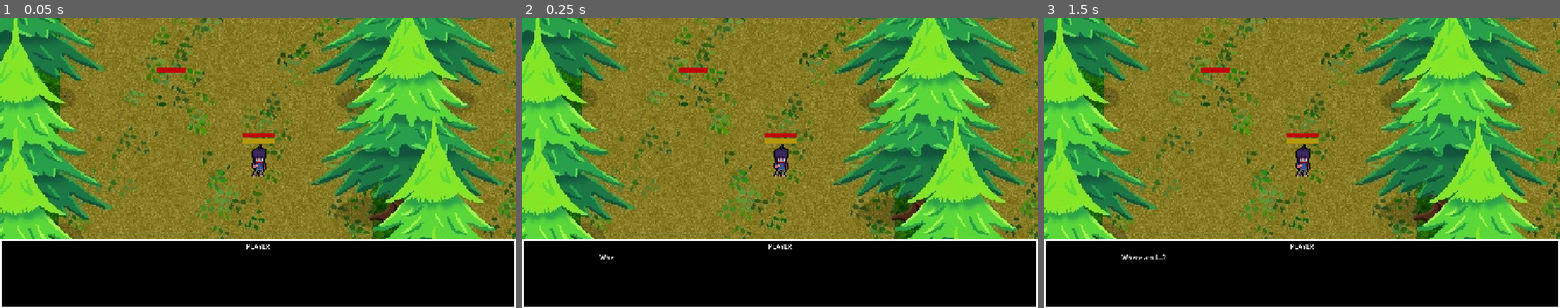
Above: before the commit, frames 1-3 (left to right).
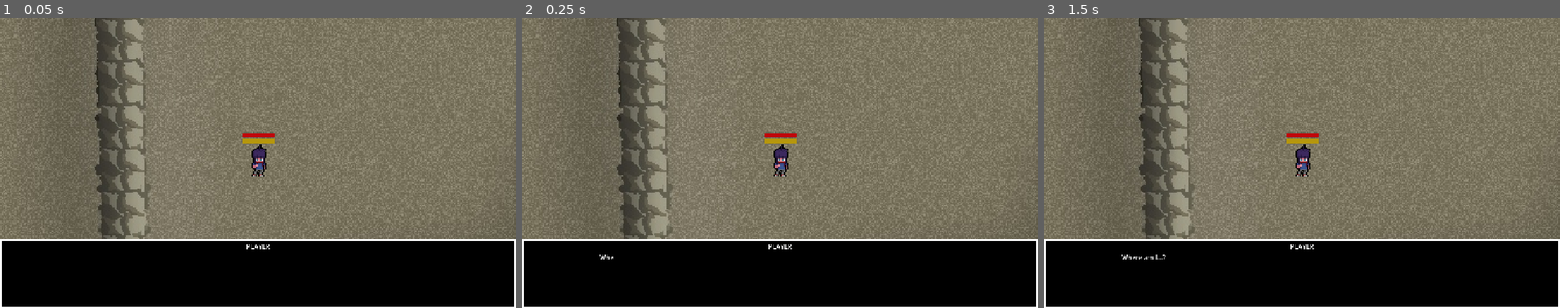
Above: after the commit, the same moments.

Repository: CAHSI-Game-Studios/CGS-project
Game: Godot game, scene res://games/gameA/scenes/game_a_scene_test.tscn
Two runs of this game, one before a commit and one after it. Both use one fixed random seed, a clock stepped at 60 frames per second and the inputs below. This scene is started directly instead of the project's main scene.
Inputs (mouse positions are in pixels of both pictures, inside the frame that each line leads up to):
- Up to frame 1 (0.05 s): no input
- Up to frame 2 (0.25 s): no input
- Up to frame 3 (1.5 s): tap Enter at 0.5 s; move the mouse to (1415, 148) at 0.52 s; hold D (move_right) 0.53-1.28 s; tap K (game_a_attack) at 0.6 s; click (1415, 148) at 0.67 s; tap Space at 1.25 s; move the mouse to (1198, 177) at 1.27 s; hold S (move_down) from 1.28 s (still down); tap I (game_a_blocking) at 1.35 s

The runs differ from the first frame. In frame 1, 76% of the frame differs, in the area x 0-100%, y 0-77%; in frame 2, 76%; in frame 3, 76%.

Commit message:
finish oc behavior implementation

Diff:
--- a/src/games/gameA/scenes/game_a_ally.tscn
+++ b/src/games/gameA/scenes/game_a_ally.tscn
@@ -15,6 +15,7 @@
 [node name="Ally" type="CharacterBody2D" unique_id=1128105033]
 collision_mask = 4
 script = ExtResource("1_8cjbb")
+health = 300
 
 [node name="CollisionShape2D" type="CollisionShape2D" parent="." unique_id=1977458536]
 shape = SubResource("CircleShape2D_6tu7v")
--- a/src/games/gameA/scenes/game_a_mage_boss.tscn
+++ b/src/games/gameA/scenes/game_a_mage_boss.tscn
@@ -25,5 +25,4 @@
 windup_time = 0.2
 recovery_time = 0.5
 attack_cooldown = 0.5
-health = 100
-knockback_heavy_multiplier = 3.0
+health = 1000
--- a/src/games/gameA/scenes/game_a_scene_test.tscn
+++ b/src/games/gameA/scenes/game_a_scene_test.tscn
@@ -1,18 +1,19 @@
 [gd_scene format=3 uid="uid://dei2aenducc6t"]
 
-[ext_resource type="PackedScene" uid="uid://cjikp6rypqpvi" path="res://games/gameA/scenes/GameAScene.tscn" id="1_vymsj"]
+[ext_resource type="PackedScene" uid="uid://4d7esgljfl3w" path="res://games/gameA/scenes/GameAScene.tscn" id="1_vymsj"]
 [ext_resource type="PackedScene" uid="uid://vvwtswnncswr" path="res://games/gameA/scenes/game_a_mage_boss.tscn" id="2_hbpco"]
 [ext_resource type="PackedScene" uid="uid://f3gretpawnsv" path="res://games/gameA/scenes/game_a_ally.tscn" id="3_f64rh"]
 
 [node name="GameASceneTest" unique_id=2141663944 instance=ExtResource("1_vymsj")]
 
 [node name="Player" parent="." index="0" unique_id=102526350]
-position = Vector2(232, 1144)
+position = Vector2(3636, 926)
 
 [node name="Mage" parent="Enemies" parent_id_path=PackedInt32Array(983519384) index="3" unique_id=1779614909 node_paths=PackedStringArray("player") instance=ExtResource("2_hbpco")]
 position = Vector2(3781, 798)
 player = NodePath("../../Player")
 
 [node name="Ally" parent="Enemies" parent_id_path=PackedInt32Array(983519384) index="4" unique_id=1128105033 node_paths=PackedStringArray("player") instance=ExtResource("3_f64rh")]
-position = Vector2(190, 1351)
+position = Vector2(3594, 1133)
 player = NodePath("../../Player")
+SPEED = 30.0
--- a/src/games/gameA/scripts/ally.gd
+++ b/src/games/gameA/scripts/ally.gd
@@ -5,13 +5,16 @@
 
 @export var player: CharacterBody2D
 
-## ------- FOLLOW ----------------
+# ------- FOLLOW ----------------
 @export var follow_distance: float = 60.0
+# only enemies within this distance of the PLAYER are considered targets
 @export var leash_radius: float = 300.0
+# if the ally gets this far from the player, it drops its target and returns
 @export var return_distance: float = 400.0
 
-## ------- TARGETING ----------------
+# ------- TARGETING ----------------
 @export var retarget_interval: float = 0.5
+# higher -> prefers enemies that are close to the player (more protective)
 @export var player_threat_weight: float = 1.0
 
 ## ------- ATTACK ----------------
@@ -22,12 +25,15 @@
 @export var attack_offset: float = 24.0
 
 @onready var attack_area: Area2D = $AttackArea
+@onready var hitbox: Area2D = $Hitbox
+
 
 var state: State = State.FOLLOW
 var target: GameAEnemy
 var retarget_timer: float = 0.0
 var attack_cooldown_timer: float = 0.0
 
+var is_downed = false
 
 func _ready() -> void:
 	super()
@@ -35,9 +41,29 @@
 	attack_area.monitoring = false
 
 func can_act() -> bool:
-	return player != null and player is GameAPlayer
+	return player != null and player is GameAPlayer and not is_downed
 
-func update_behavior(delta: float) -> void:
+func die() -> void:
+	is_downed = true
+	target = null
+	state = State.FOLLOW
+	knockback_velocity = Vector2.ZERO
+	stop_moving()
+	hitbox.set_deferred("monitorable", false)
+	attack_area.set_deferred("monitoring", false)
+	modulate = Color(0.5, 0.5, 0.5)
+
+func revive(revive_health: int) -> void:
+	is_downed = false
+	health = revive_health
+	if health_bar:
+		hitbox.set_deferred("monitorable", true)
+	modulate = Color.WHITE
+
+func is_dead():
+	return is_downed
+
+func update_behavior(delta: float)-> void:
 	attack_cooldown_timer -= delta
 
 	retarget_timer -= delta
@@ -53,6 +79,7 @@
 				follow_player()
 
 		State.ENGAGE:
+			# the target can die or leave the leash at any time
 			if not is_valid_target(target):
 				target = null
 				state = State.FOLLOW
@@ -64,14 +91,16 @@
 			engage_target()
 
 		State.RETURN:
+			# ignores enemies until it is back close to the player
 			move_towards_point(player.global_position, SPEED)
 			if distance_to_player() <= leash_radius * 0.5:
 				state = State.FOLLOW
 
 		State.ATTACK:
+			# controlled by start_attack() through its awaits
 			pass
 
-## ------- FOLLOW ----------------
+# ------- FOLLOW ----------------
 func follow_player() -> void:
 	if distance_to_player() > follow_distance:
 		move_towards_point(player.global_position, SPEED)
@@ -81,7 +110,7 @@
 func distance_to_player() -> float:
 	return global_position.distance_to(player.global_position)
 
-## ------- TARGETING ----------------
+# ------- TARGETING ----------------
 func update_target() -> void:
 	if state == State.RETURN or state == State.ATTACK:
 		return
@@ -97,12 +126,14 @@
 			best_score = score
 			best = enemy
 
+	# keep the current target unless the new one is better
 	if is_valid_target(target) and best != target:
 		if best_score > get_target_score(target):
 			return
 
 	target = best
 
+# lower score means better target
 func get_target_score(enemy: GameAEnemy) -> float:
 	var distance_to_ally := global_position.distance_to(enemy.global_position)
 	var distance_to_player_from_enemy := player.global_position.distance_to(enemy.global_position)
@@ -115,7 +146,7 @@
 		return false
 	return enemy.global_position.distance_to(player.global_position) <= leash_radius
 
-## ------- ATTACK ----------------
+# ------- ATTACK ----------------
 func engage_target() -> void:
 	var distance := global_position.distance_to(target.global_position)
 	if distance > attack_range:
@@ -129,6 +160,7 @@
 	state = State.ATTACK
 	stop_moving()
 
+	# place the attack area in front of the ally, facing the target
 	var direction := global_position.direction_to(target.global_position)
 	attack_area.position = direction * attack_offset
 	attack_area.rotation = direction.angle()
@@ -139,6 +171,7 @@
 	await get_tree().physics_frame
 	await get_tree().physics_frame
 
+	# hit each enemy inside the area once
 	for area in attack_area.get_overlapping_areas():
 		var enemy := area.get_parent() as GameAEnemy
 		if enemy:
--- a/src/games/gameA/scripts/dash_enemy.gd
+++ b/src/games/gameA/scripts/dash_enemy.gd
@@ -24,7 +24,7 @@
 func update_behavior(delta: float) -> void:
 	match state:
 		State.CHASE:
-			if distance_to_player() <= attack_distance and has_line_of_sight(player):
+			if distance_to_target() <= attack_distance and has_line_of_sight(target):
 				start_windup()
 			else:
 				## see GameAEnemy class
@@ -36,6 +36,7 @@
 			if state_timer <= 0.0:
 				start_dash()
 		State.DASH:
+			knockback_velocity = Vector2.ZERO
 			state_timer -= delta
 			velocity = dash_direction * dash_speed
 			move_and_slide()
@@ -64,7 +65,7 @@
 	state_timer = dash_max_time
 	# debug
 	modulate = Color.WHITE
-	dash_target = player.global_position
+	dash_target = target.global_position
 	dash_direction = global_position.direction_to(dash_target)
 
 
--- a/src/games/gameA/scripts/game_a_boss.gd
+++ b/src/games/gameA/scripts/game_a_boss.gd
@@ -65,7 +65,7 @@
 	chase_target(player)
 
 func choose_attack() -> BossAttack:
-	var distance = distance_to_player()
+	var distance = distance_to_target()
 
 	var valid_attacks : Array[BossAttack] = []
 	# add attakcs with valid range
--- a/src/games/gameA/scripts/game_a_enemy.gd
+++ b/src/games/gameA/scripts/game_a_enemy.gd
@@ -5,23 +5,82 @@
 @export var player: CharacterBody2D
 @export var dmg : int = 20
 
+# ------- TARGETING ----------------
+@export var retarget_interval: float = 0.5
+# multiplies the distance to allies: >1 prefers the player, <1 prefers allies
+@export var ally_priority: float = 1.0
+
+var target: CharacterBody2D
+var retarget_timer: float = 0.0
+
 
 func _ready() -> void:
 	super()
 	add_to_group("enemies")
+	target = player
+
+func _physics_process(delta: float) -> void:
+	update_target(delta)
+	super(delta)
 
 func can_act() -> bool:
-	return player != null
+	return is_valid_target(target)
 
 ## the childs will override this function
 func update_behavior(_delta: float) -> void:
-	# chase player
-	chase_target(player)
+	# chase target
+	chase_target(target)
 
-## ------- CHASE BEHAVIOR ----------------
-func chase_target(target : Node2D) -> void:
+# ------- TARGETING ----------------
+func update_target(delta: float) -> void:
+	retarget_timer -= delta
+	# retarget right away if the current target is gone
+	if retarget_timer > 0.0 and is_valid_target(target):
+		return
+	retarget_timer = retarget_interval
+
+	var best: Node2D = null
+	var best_score := INF
+	for candidate in get_possible_targets():
+		if not is_valid_target(candidate):
+			continue
+		var score := get_target_score(candidate)
+		if score < best_score:
+			best_score = score
+			best = candidate
+
+	# keep the current target unless the new one is clearly better
+	if is_valid_target(target) and best != target:
+		if best_score > get_target_score(target) :
+			return
+
+	target = best
+
+func get_possible_targets() -> Array:
+	var candidates: Array = []
+	if player:
+		candidates.append(player)
+	candidates.append_array(get_tree().get_nodes_in_group("allies"))
+	return candidates
+
+# lower score means better target
+func get_target_score(candidate: Node2D) -> float:
+	var distance := global_position.distance_to(candidate.global_position)
+	if candidate.is_in_group("allies"):
+		distance *= ally_priority
+	return distance
+
+func is_valid_target(candidate) -> bool:
+	if candidate == null or not is_instance_valid(candidate) or candidate.is_queued_for_deletion():
+		return false
+	if candidate.has_method("is_dead") and candidate.is_dead():
+		return false
+	return true
+
+#------- CHASE BEHAVIOR ----------------
+func chase_target(chase : Node2D) -> void:
 	if can_chase:
-		move_towards_point(target.global_position, SPEED)
+		move_towards_point(chase.global_position, SPEED)
 
-func distance_to_player() -> float:
-	return global_position.distance_to(player.global_position)
+func distance_to_target() -> float:
+	return global_position.distance_to(target.global_position)
--- a/src/games/gameA/scripts/game_a_mage_boss.gd
+++ b/src/games/gameA/scripts/game_a_mage_boss.gd
@@ -26,7 +26,7 @@
 
 #-----------------Shockwave Attack------------------------------------
 @export var shockwave_scene : PackedScene
-@export var shockwave_damage: int = 15
+@export var shockwave_damage: int = 20
 
 #----------------Horming Orb Attack----------------------------------------------
 @export var orb_scene : PackedScene
@@ -41,7 +41,7 @@
 
 ##TODO
 func move_between_attacks(delta : float) -> void:
-	var distance = distance_to_player()
+	var distance = distance_to_target()
 	match move_mode:
 		MoveMode.CHASE:
 			if distance <= preferred_max_distance - distance_margin:
--- a/src/games/gameA/scripts/projectile_enemy.gd
+++ b/src/games/gameA/scripts/projectile_enemy.gd
@@ -18,7 +18,7 @@
 func update_behavior(delta: float) -> void:
 	match state:
 		State.CHASE:
-			if distance_to_player() <= attack_distance and has_line_of_sight(player):
+			if distance_to_target() <= attack_distance and has_line_of_sight(target):
 				start_windup()
 			else:
 				super(delta)
--- a/src/games/gameA/scripts/shockwave.gd
+++ b/src/games/gameA/scripts/shockwave.gd
@@ -10,7 +10,6 @@
 var damage: int = -1
 
 var radius: float = 0.0
-var has_hit: bool = false
 
 @onready var collision: CollisionShape2D = $CollisionShape2D
 var shape: CircleShape2D
@@ -43,10 +42,8 @@
 	draw_arc(Vector2.ZERO, radius, 0.0, TAU, 64, color, ring_thickness)
 
 func _on_area_entered(area: Area2D) -> void:
-	if has_hit:
-		return
 	var target := area.get_parent()
-	if target is not GameAPlayer or target is not GameAAlly:
+	if target is not GameAPlayer and target is not GameAAlly:
 		return
 
 	# it will only damage the player if they are at the edges.
@@ -54,5 +51,4 @@
 	if distance < radius - ring_thickness:
 		return
 
-	has_hit = true
 	target.take_damage(damage)
